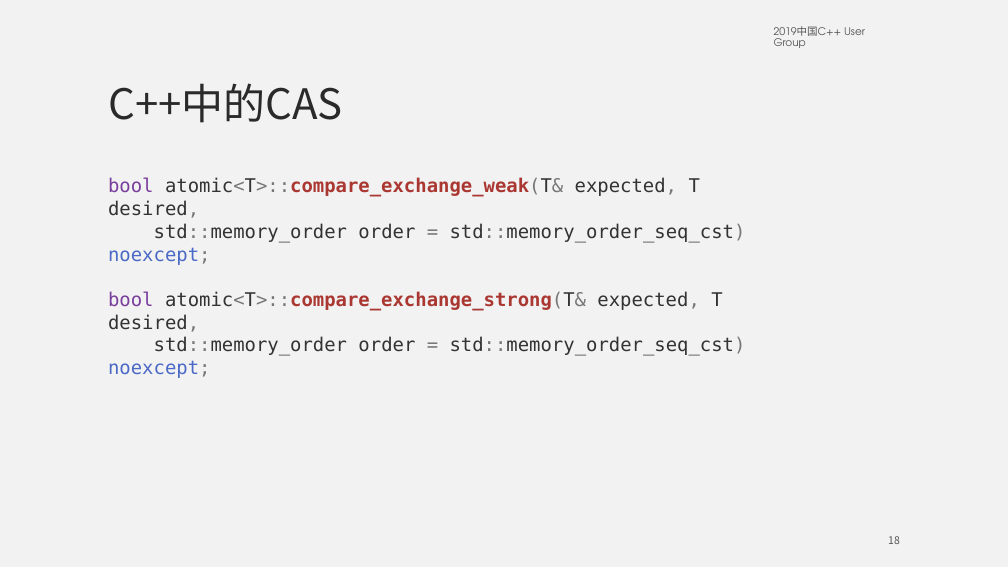
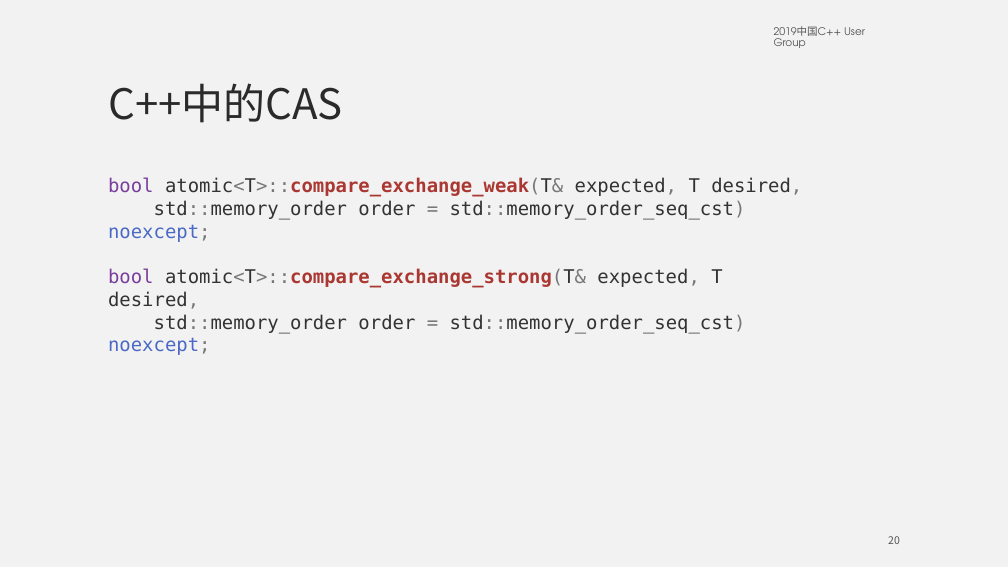
Before and after one commit to mutouyun/lock-free-queue, a slide deck: slide 20 of lock-free.pptx (slide 18 before the commit). Drawn at 1008x567 pixels with LibreOffice and Linux fonts; fonts in the diff are those of the drawing. Boxes give left, top, right and bottom in pixels: in the first picture for what was removed or moved away, otherwise in the second. Text is boxed around its words. In the diff, an @@ line names an element or a change of style, - is before the commit and + after.

```diff
--- a/lock-free.pptx
+++ b/lock-free.pptx
@@ text "bool atomic<T>::compare_exchange_weak(T& expected, T desired ..." rewrapped from (x1=108, y1=177, x2=746, y2=378) to (x1=108, y1=177, x2=802, y2=355) @@
@@ page number at (x1=888, y1=536, x2=900, y2=544): text changed @@
-18
+20
```
Also in this commit, not shown: 12 other slides changed, 4 slides added.
